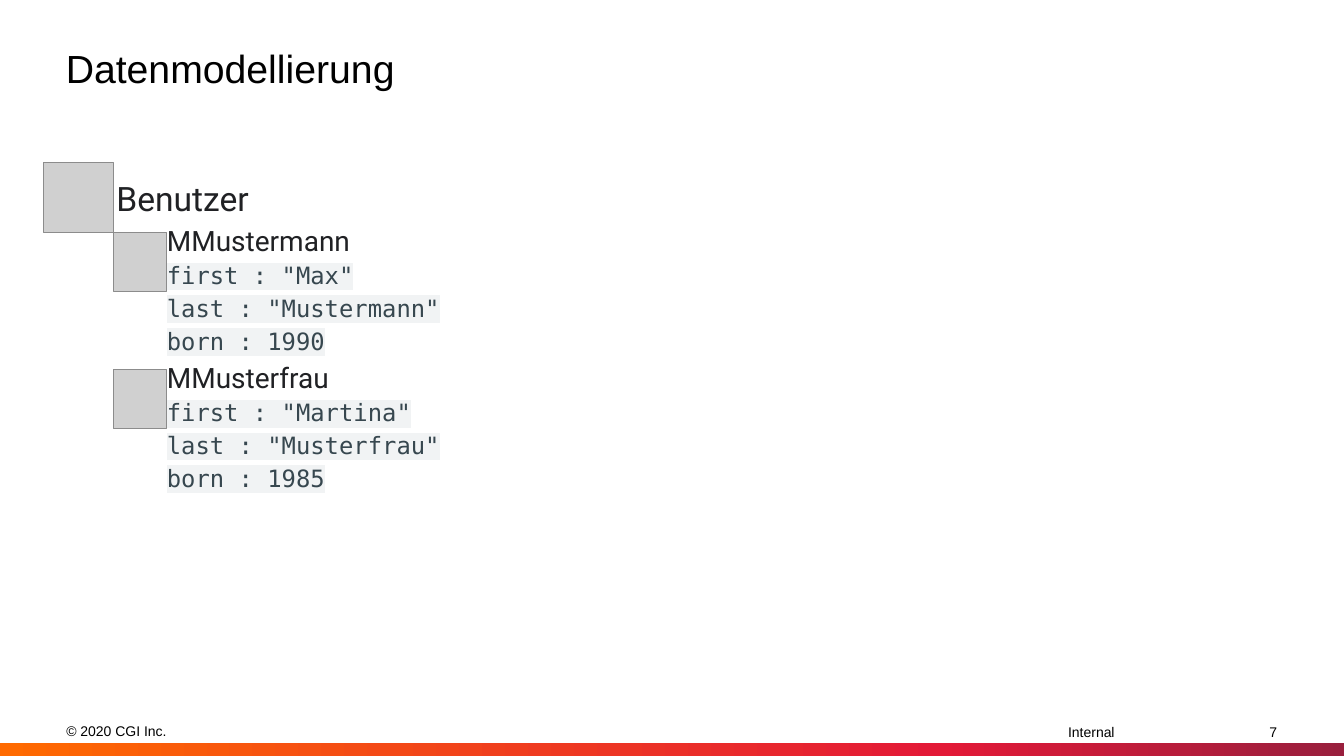
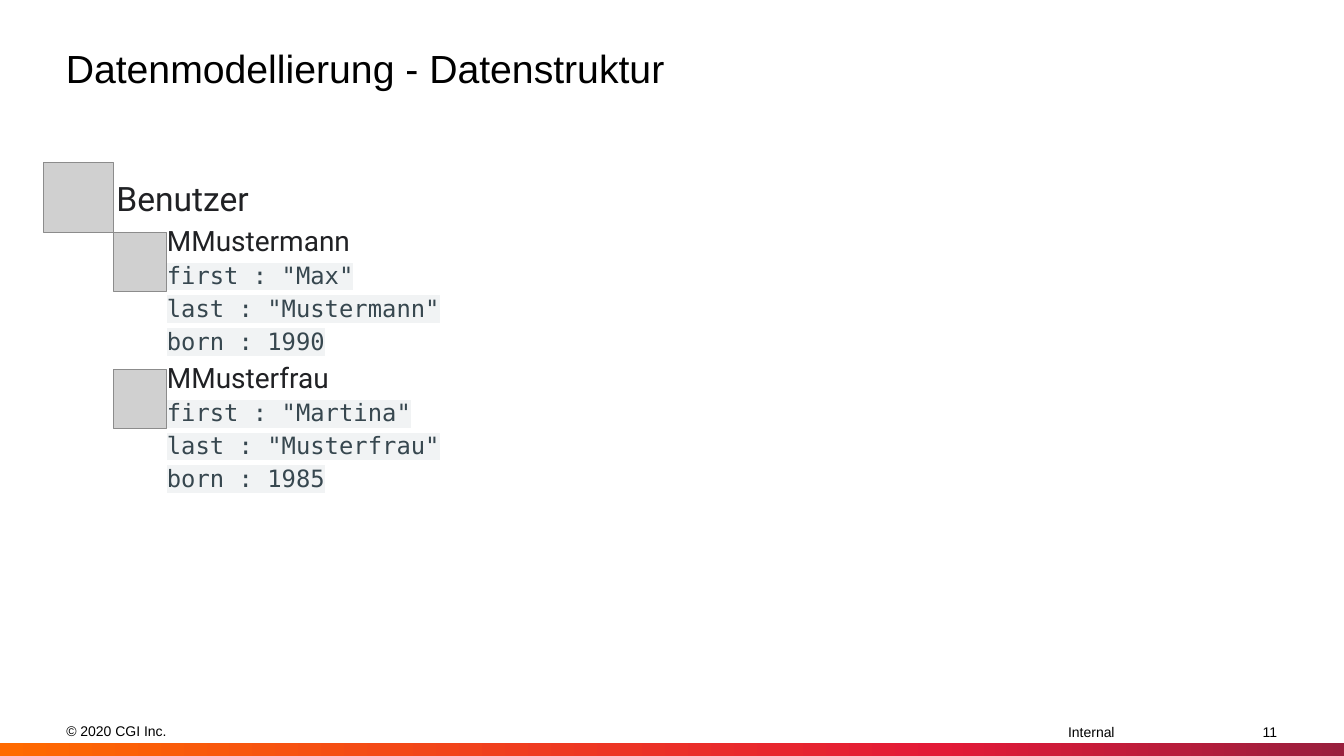
Before and after one commit to MJ7898/workshop_firebase, a slide deck: slide 11 of DBS_Workshop_Firebase.pptx (slide 7 before the commit). Drawn at 1344x756 pixels with LibreOffice and Linux fonts; fonts in the diff are those of the drawing; grey boxes stand for pictures. Boxes give left, top, right and bottom in pixels: in the first picture for what was removed or moved away, otherwise in the second. Text is boxed around its words. In the diff, an @@ line names an element or a change of style, - is before the commit and + after.

```diff
--- a/DBS_Workshop_Firebase.pptx
+++ b/DBS_Workshop_Firebase.pptx
@@ title at (x1=66, y1=54, x2=664, y2=91): text changed @@
-Datenmodellierung
+Datenmodellierung - Datenstruktur
@@ page number at (x1=1263, y1=727, x2=1277, y2=737): text changed @@
-7
+11
```
Also in this commit, not shown: 3 other slides changed, 6 slides added, 2 other files.
